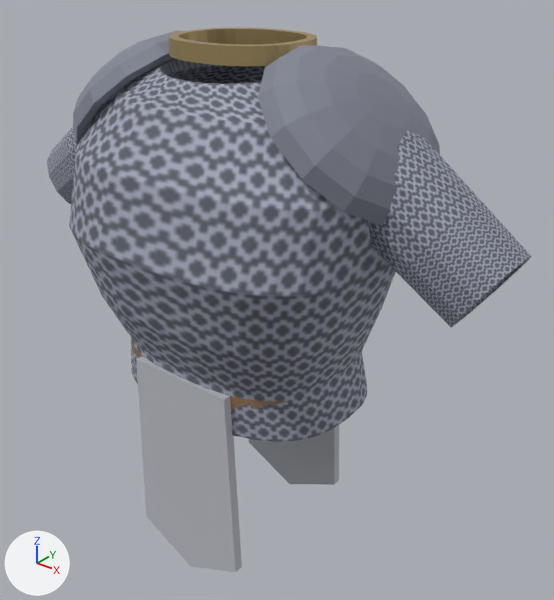
The OBJ model projects/hichaukitoden-game/assets/models/items/ring_mail.obj: old version first, new version second.
Rendered twice from a 50 mm lens placed at (2.38, -2.73, 1.64), pointed at (0.14, 0.07, -0.1). Arrows for +X, +Y and +Z are at lower left; the lights stay in place. The older version comes first. Where no turn or scale is listed for an object, it has been applied to the vertices.

The older version as bpy lines, for what is in view:
```python
me_ring_mail = bpy.data.meshes.new('ring_mail')
me_ring_mail.from_pydata(...)  # 1176 vertices, 2336 faces; spans x -1.42..1.42, y -0.72..0.52, z -1.56..1.2
# faces by material slot: [1792, 256, 256, 32]
me_ring_mail.materials.append(mat_ring_mail_body)  # picture img_ring_mail_body_png
me_ring_mail.materials.append(mat_ring_mail_trim)  # brown #bca676
me_ring_mail.materials.append(mat_ring_mail_belt)  # brown #957355
me_ring_mail.materials.append(mat_ring_mail_tabard)  # light grey #bcbec5
ob_ring_mail = bpy.data.objects.new('ring_mail', me_ring_mail)
ob_ring_mail.location = (0.0, 0.0, 0.0)
```
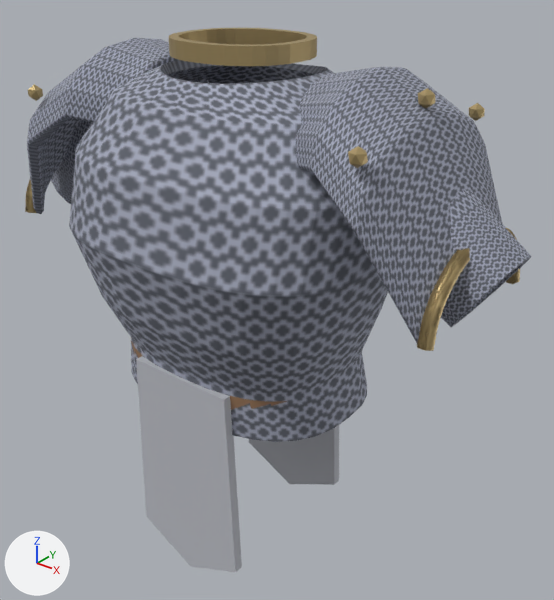
Boxes [x1, y1, x2, y2] around the edits, measured in the pictures (554 x 600 px):
'ring_mail', reshaped: before [47, 28, 531, 572]; after [25, 28, 531, 572]
part 1 of me_ring_mail, added: after [348, 146, 368, 168]
part 2 of me_ring_mail, added: after [28, 84, 43, 101]
part 3 of me_ring_mail, added: after [418, 88, 435, 108]
part 4 of me_ring_mail, added: after [469, 103, 485, 121]
part 5 of me_ring_mail, rebuilt: before [73, 31, 205, 145]; after [27, 38, 210, 214]
part 6 of me_ring_mail, rebuilt: before [258, 45, 440, 226]; after [296, 67, 502, 343]
part 7 of me_ring_mail, added (brown): after [417, 228, 520, 351]
part 8 of me_ring_mail, added (mostly hidden): after [25, 180, 36, 213]

What changed in the scene script:
```text
Change me_ring_mail:
    used by ob_ring_mail; location = (0.0, 0.0, 0.0)
    remove me_ring_mail.from_pydata(...)  # 1176 vertices, 2336 faces; spans x -1.42..1.42, y -0.72..0.52, z -1.56..1.2
    add me_ring_mail.from_pydata(...)  # 1688 vertices, 3712 faces; spans x -1.42..1.42, y -0.72..0.53, z -1.56..1.2
    me_ring_mail part 1: a new loose piece, an icosphere of 20 faces spanning x 0.904..0.976, y -0.506..-0.438, z 0.869..0.949, in mat_ring_mail_trim (brown #bca676)
    me_ring_mail part 2: a new loose piece, an icosphere of 20 faces spanning x -0.976..-0.904, y -0.506..-0.438, z 0.869..0.949, in mat_ring_mail_trim (brown #bca676)
    me_ring_mail part 3: a new loose piece, an icosphere of 20 faces spanning x 0.904..0.976, y -0.034..0.034, z 1.0..1.08, in mat_ring_mail_trim (brown #bca676)
    me_ring_mail part 4: a new loose piece, an icosphere of 20 faces spanning x 0.904..0.976, y 0.438..0.506, z 0.869..0.949, in mat_ring_mail_trim (brown #bca676)
    me_ring_mail part 5: the loose piece of 142 vertices spanning x -0.97..-0.26, y -0.45..0.45, z 0.53..1.19 is rebuilt with 164 vertices and now spans x -1.21..-0.46, y -0.53..0.53, z 0.2..1.14
    me_ring_mail part 6: the loose piece of 142 vertices spanning x 0.26..0.97, y -0.45..0.45, z 0.53..1.19 is rebuilt with 164 vertices and now spans x 0.46..1.21, y -0.53..0.53, z 0.2..1.14
    me_ring_mail part 7: a new loose piece of 198 vertices spanning x 1.2..1.27, y -0.43..0.43, z 0.2..0.56, in mat_ring_mail_trim (brown #bca676)
    me_ring_mail part 8: a new loose piece of 198 vertices spanning x -1.27..-1.2, y -0.43..0.43, z 0.2..0.56, in mat_ring_mail_trim (brown #bca676)
    other edits to the shape of me_ring_mail do not show in these pictures
```
